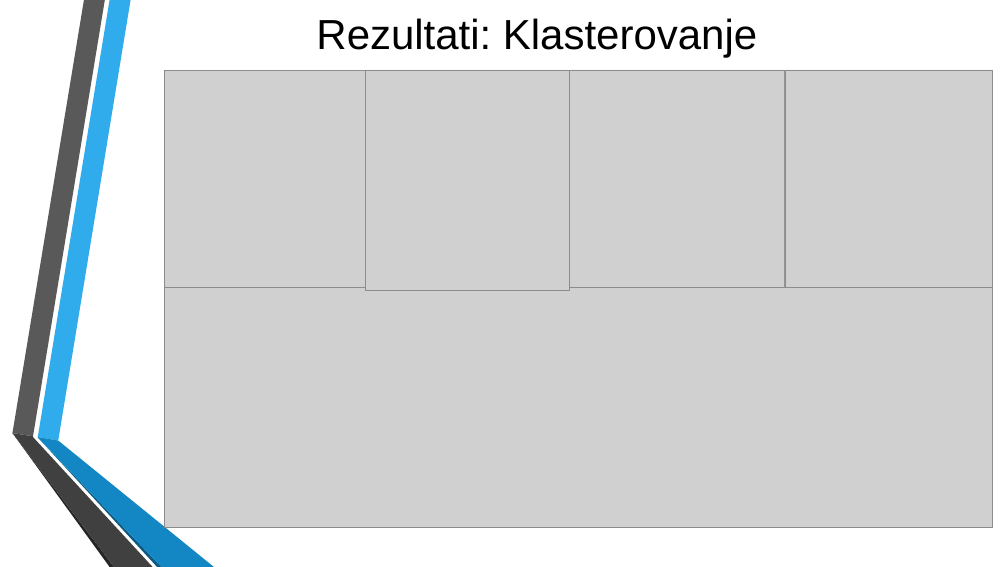
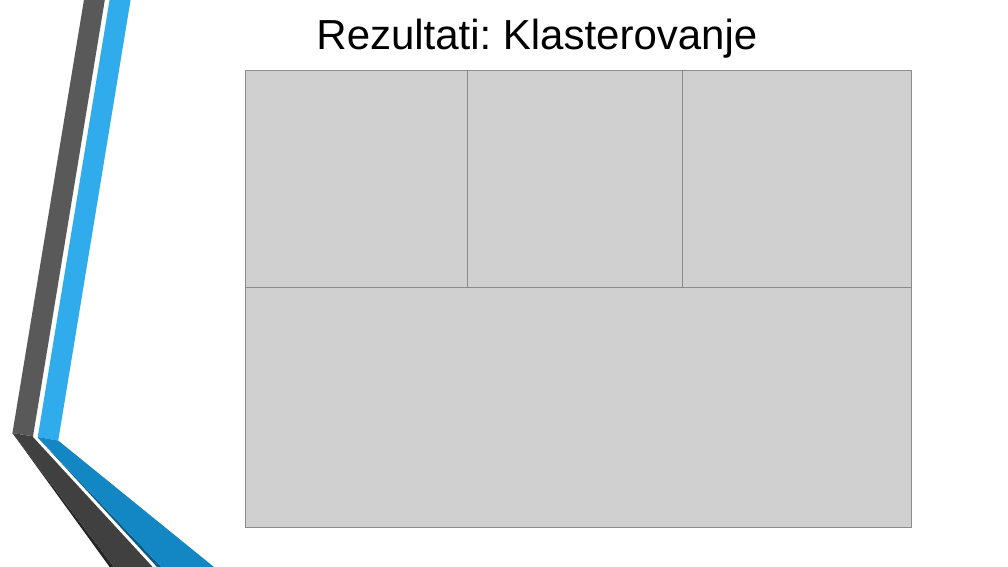
Before and after one commit to MATF-istrazivanje-podataka-1/2023_Data_Mining_Diamonds_Dataset, a slide deck: slide 13 of Prezentacija.pptx. Drawn at 1008x567 pixels with LibreOffice and Linux fonts; fonts in the diff are those of the drawing; grey boxes stand for pictures; background and template pictures are left out. Boxes give left, top, right and bottom in pixels: in the first picture for what was removed or moved away, otherwise in the second. Text is boxed around its words. In the diff, an @@ line names an element or a change of style, - is before the commit and + after.

```diff
--- a/Prezentacija.pptx
+++ b/Prezentacija.pptx
@@ picture: place and size @@
-picture at [164, 70, 365, 287]
+picture at [245, 70, 468, 287]
@@ picture: place and size @@
-picture at [366, 70, 569, 291]
+picture at [468, 70, 683, 287]
@@ picture: place and size @@
-picture at [569, 70, 785, 287]
+picture at [683, 70, 912, 287]
@@ picture removed at [785, 70, 992, 287] @@
@@ picture: place and size @@
-picture at [164, 287, 992, 528]
+picture at [245, 287, 912, 528]
```
Also in this commit, not shown: 2 other slides changed, 33 other files.
